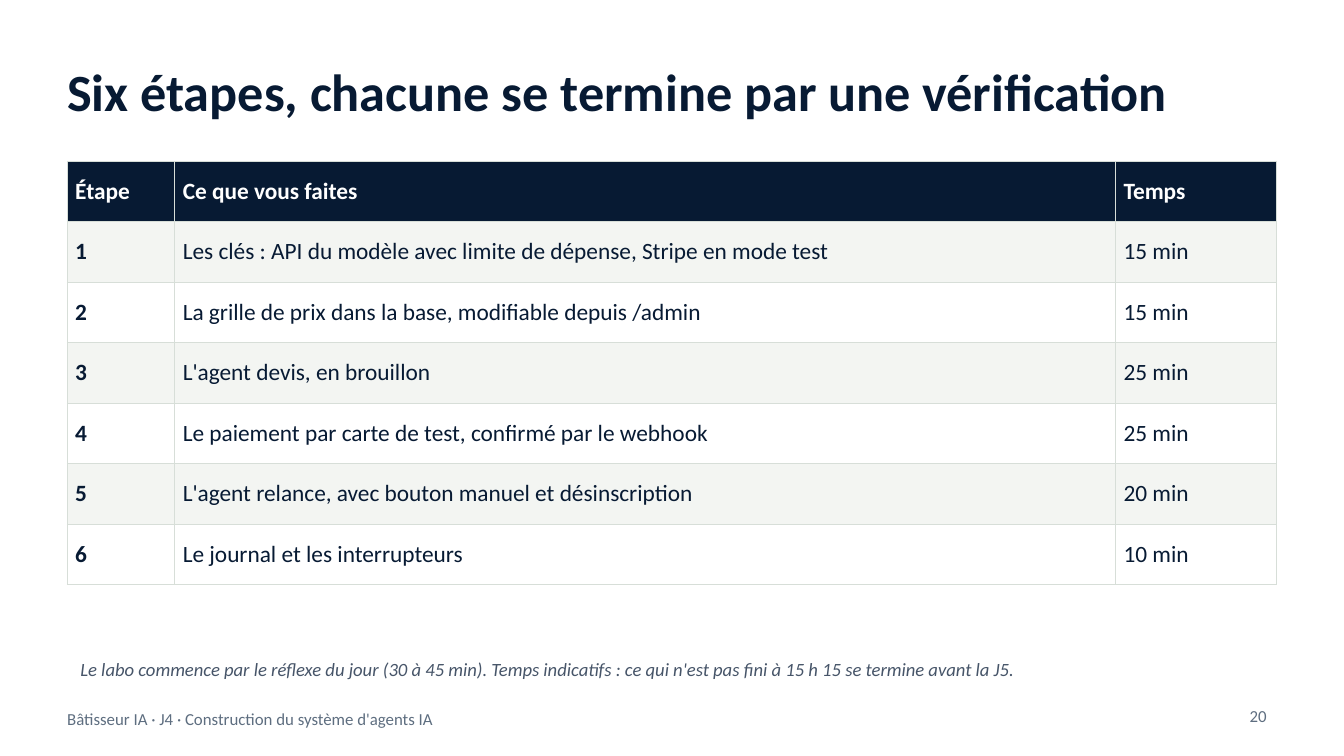
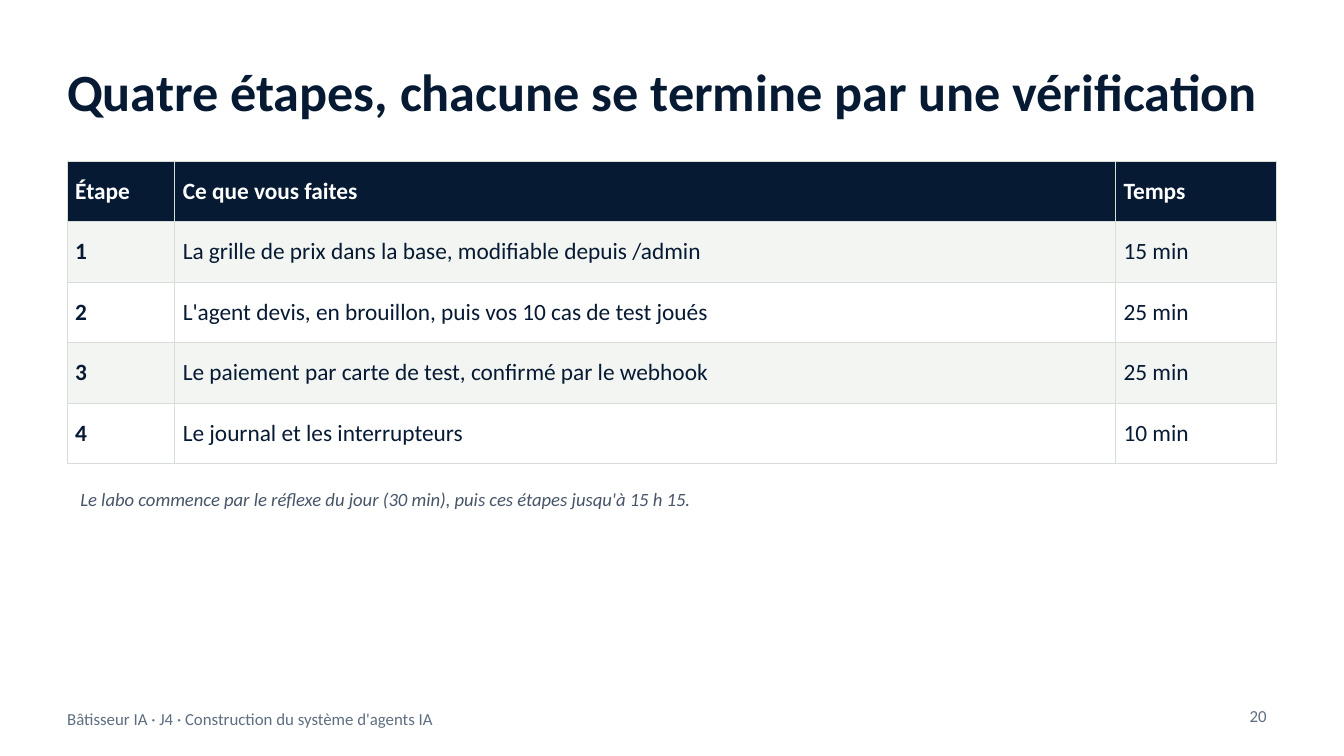
Before and after one commit to benyG/cisspbootcamp, a slide deck: slide 20 of content/library/files/Batisseur-IA-J4.pptx. Drawn at 1344x756 pixels with LibreOffice and Linux fonts; fonts in the diff are those of the drawing. Boxes give left, top, right and bottom in pixels: in the first picture for what was removed or moved away, otherwise in the second. Text is boxed around its words. In the diff, an @@ line names an element or a change of style, - is before the commit and + after.

```diff
--- a/content/library/files/Batisseur-IA-J4.pptx
+++ b/content/library/files/Batisseur-IA-J4.pptx
@@ title at (67, 74, 1256, 120): text changed @@
-Six étapes, chacune se termine par une vérification
+Quatre étapes, chacune se termine par une vérification
@@ table at (67, 161, 1277, 464) @@
-row 2: 1 | Les clés : API du modèle avec limite de dépense, Stripe en mode test | 15 min
-row 3: 2 | La grille de prix dans la base, modifiable depuis /admin | 15 min
-row 4: 3 | L'agent devis, en brouillon | 25 min
-row 5: 4 | Le paiement par carte de test, confirmé par le webhook | 25 min
-row 6: 5 | L'agent relance, avec bouton manuel et désinscription | 20 min
-row 7: 6 | Le journal et les interrupteurs | 10 min
+row 2: 1 | La grille de prix dans la base, modifiable depuis /admin | 15 min
+row 3: 2 | L'agent devis, en brouillon, puis vos 10 cas de test joués | 25 min
+row 4: 3 | Le paiement par carte de test, confirmé par le webhook | 25 min
+row 5: 4 | Le journal et les interrupteurs | 10 min
@@ text at (80, 492, 691, 509): text changed @@
-Le labo commence par le réflexe du jour (30 à 45 min). Temps indicatifs : ce qui n'est pas fini à 15 h 15 se termine avant la J5.
+Le labo commence par le réflexe du jour (30 min), puis ces étapes jusqu'à 15 h 15.
```
Also in this commit, not shown: 6 other slides changed, 7 other files.
